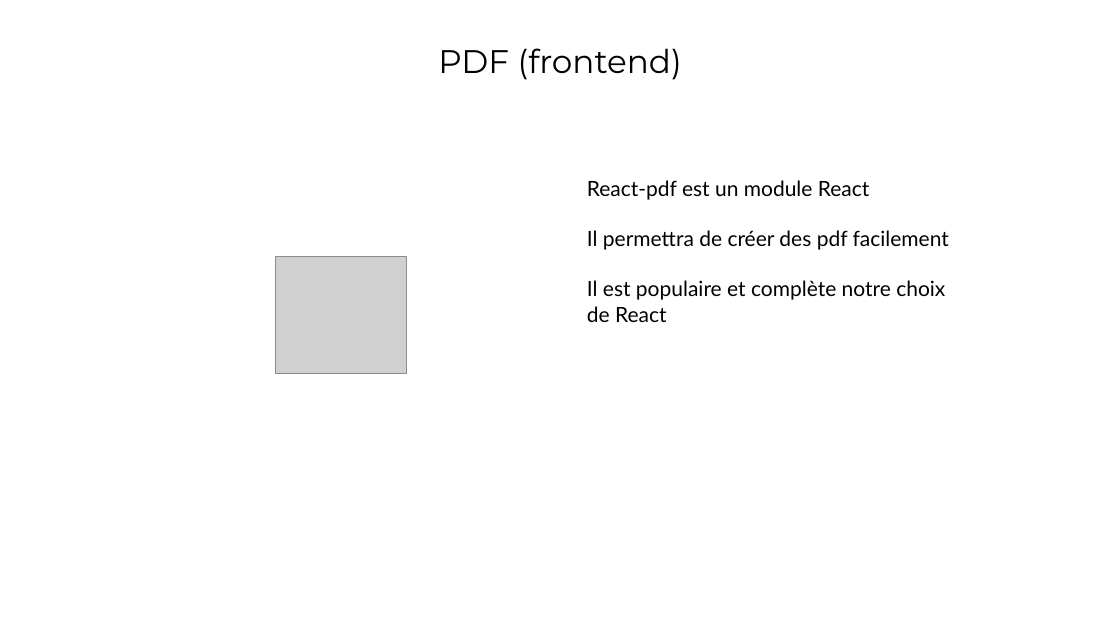
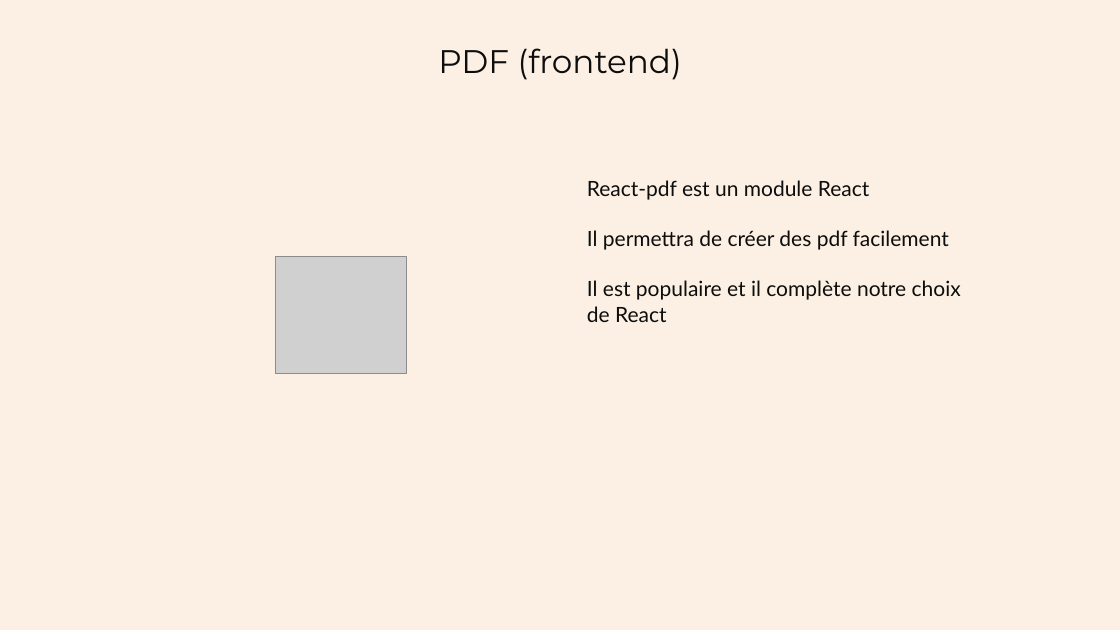
Before and after one commit to Arnaud-B-OC/oc-p4, a slide deck: slide 12 of Présentation - Solution Technique.pptx. Drawn at 1120x630 pixels with LibreOffice and Linux fonts; fonts in the diff are those of the drawing; grey boxes stand for pictures. Boxes give left, top, right and bottom in pixels: in the first picture for what was removed or moved away, otherwise in the second. Text is boxed around its words. In the diff, an @@ line names an element or a change of style, - is before the commit and + after.

```diff
--- a/Présentation - Solution Technique.pptx
+++ b/Présentation - Solution Technique.pptx
@@ background #FFFFFF to #FBF0E3 @@
@@ text "PDF (frontend)" at [438,48,682,80]: text colour #000000 to #0D0D0D @@
@@ text at [587,180,949,250]: text colour #000000 to #0D0D0D in "React-pdf est un module React", "Il permettra de créer des pdf facilement" @@
@@ text at [587,280,961,322]: text changed; text colour #000000 to #0D0D0D @@
-Il est populaire et complète notre choix de React
+Il est populaire et il complète notre choix de React
```
Also in this commit, not shown: 11 other slides changed, 3 slides added, 2 slides removed.
